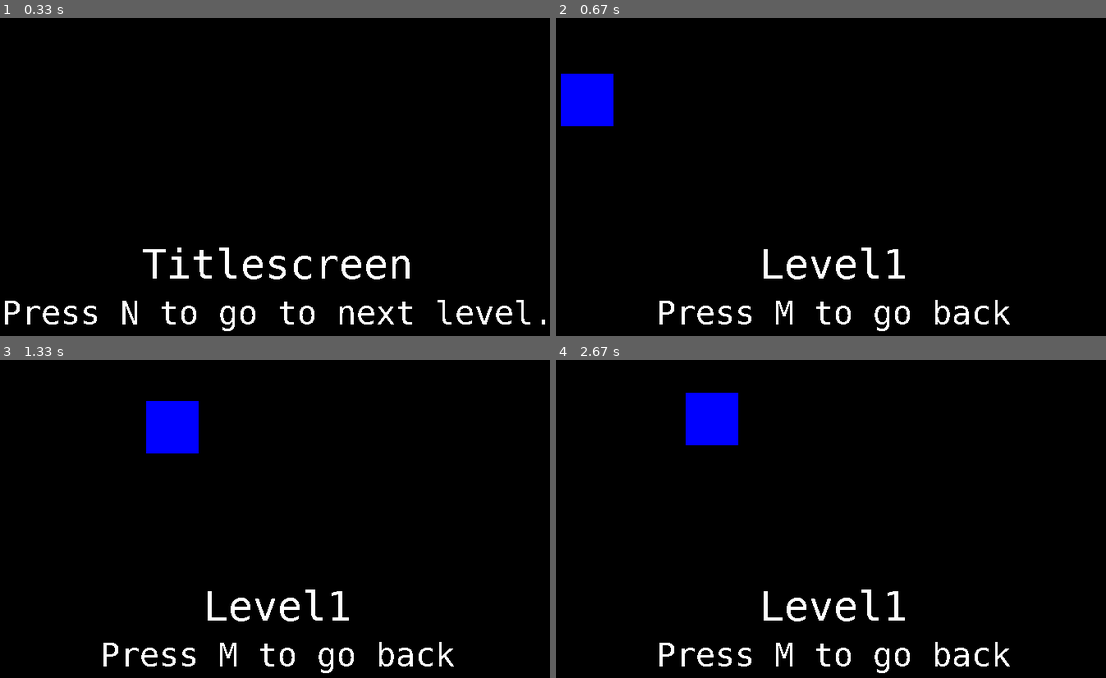
Above: before the commit, frames 1-4 (two rows, left to right).
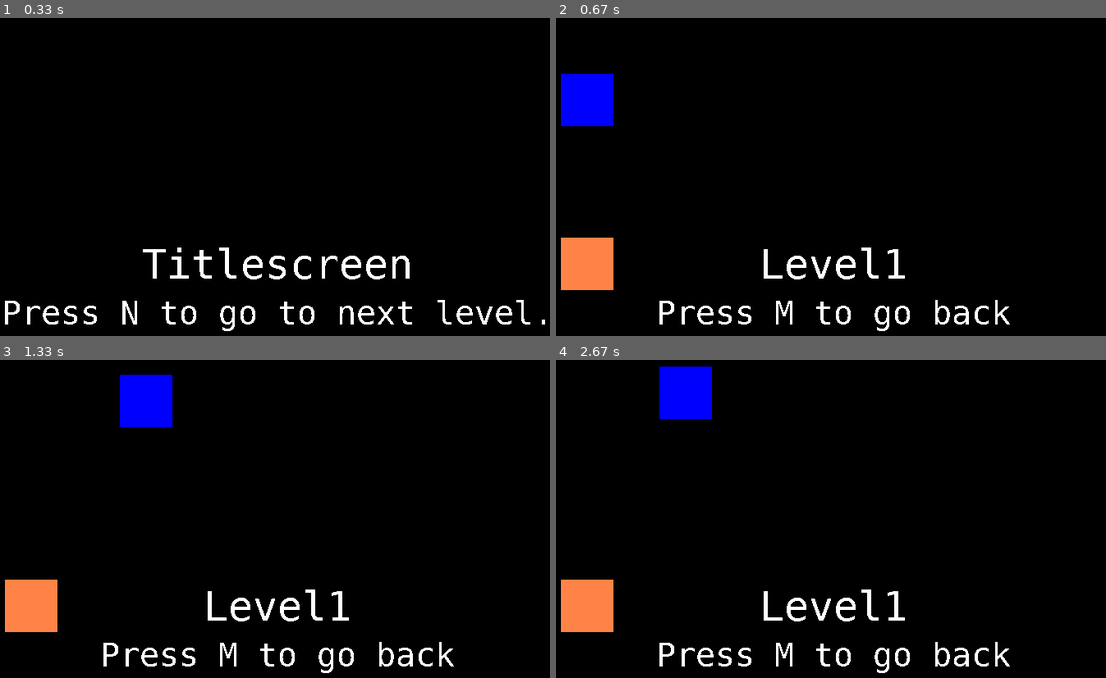
Above: after the commit, the same moments.

Repository: JushBJJ/Pygame-Examples
Game: pygame game, started from 8_Directional/CollectCoins/main.py
The game is run twice, just before and just after one commit, with the same random seed, the same clock (stepped at 60 frames per second) and the same inputs.
Inputs:
- Up to frame 1 (0.33 s): no input
- Up to frame 2 (0.67 s): tap N at 0.33 s
- Up to frame 3 (1.33 s): hold D 0.67-1.13 s; hold W from 1.17 s (still down)
- Up to frame 4 (2.67 s): release W at 1.47 s; hold D 1.5-1.97 s; hold A 2-2.53 s; hold S from 2.57 s (still down)

Frame 1 is identical in both runs. In frame 2, 1.6% of the frame differs, in the area x 0-11%, y 69-86%; in frame 3, 3.9%, in the area x 0-37%, y 4-86%; in frame 4, 3.9%.

Commit message:
Added collision and create, delete instances functions

Diff:
--- /dev/null
+++ b/8_Directional/CollectCoins/block.py
@@ -0,0 +1,23 @@
+"""Rectangle."""
+
+import pygame
+from rectangle import Rectangle
+
+
+class Block(pygame.sprite.Sprite, Rectangle):
+    """Block."""
+
+    def __init__(self, name, pos, width, height, color):
+        """
+        Initialize Block.
+
+        Args:
+            pos (tuple): Position of the block.
+            width ([type]): Width of the block.
+            height ([type]): Height of the block.
+            color ([type]): Color of the block.
+        """
+        pygame.sprite.Sprite.__init__(self)
+        Rectangle.__init__(self, name,  pos, width, height, color)
+
+        self.solid = True
--- a/8_Directional/CollectCoins/level1.py
+++ b/8_Directional/CollectCoins/level1.py
@@ -1,6 +1,7 @@
 """Level1."""
 import pygame
 from player import Player
+from block import Block
 from room import Room
 
 
@@ -34,6 +35,7 @@
 
         # Instances
         self.createInstance(Player("Player", (100, 100), 64, 64, (0, 0, 255)))
+        self.createInstance(Block("Block", (100, 300), 64, 64, (255, 130, 70)))
 
     def go_to_level(self):
         """Go to the next level."""
--- a/8_Directional/CollectCoins/main.py
+++ b/8_Directional/CollectCoins/main.py
@@ -12,11 +12,9 @@
 clock = pygame.time.Clock()
 game = Game()
 
-# Titlescreen
-room = game.add_room(Titlescreen(game))
-
-# Level 1
-room = game.add_room(Level1(game))
+# Rooms
+game.add_room(Titlescreen(game))
+game.add_room(Level1(game))
 
 # Game
 game.switch_room("Titlescreen")
--- a/8_Directional/CollectCoins/player.py
+++ b/8_Directional/CollectCoins/player.py
@@ -7,22 +7,53 @@
     """Player."""
 
     def __init__(self, name, pos, width, height, color):
-        """Init Player."""
+        """
+        Initialize Player.
+
+        Args:
+            pos (tuple): Position of the Player.
+            width ([type]): Width of the Player.
+            height ([type]): Height of the Player.
+            color ([type]): Color of the Player.
+        """
         pygame.sprite.Sprite.__init__(self)
         Rectangle.__init__(self, name, pos, width, height, color)
 
         self.speed = 5
         self.direction = "right"
 
+        # * Will be automatically set at the createInstance() function.
+        self.instanceGroup = None
+
         self.controls = {
             "movement": {
                 str(pygame.K_w): (0, -self.speed, "up"),
                 str(pygame.K_a): (-self.speed, 0, "left"),
                 str(pygame.K_s): (0, self.speed, "down"),
-                str(pygame.K_d): (self.speed, 0, "right")
+                str(pygame.K_d): (self.speed, 0, "right"),
+                str(pygame.K_w+pygame.K_a): "upleft",
+                str(pygame.K_w+pygame.K_d): "upright",
+                str(pygame.K_s+pygame.K_a): "downleft",
+                str(pygame.K_s+pygame.K_d): "downright",
             },
             # TODO: Jump function
             "functions": {}
+        }
+
+        self.collisionEvents = {
+            "right": (-self.speed, 0),
+            "left": (self.speed, 0),
+            "up": (0, self.speed),
+            "down": (0, -self.speed),
+
+            # * All speed in this section is multiplied by 0.0707 because
+            # * when it moves diagonally, it moves 1.414 times faster
+            # * Reference: https://digisoln.com/gamemaker/gml/topdownplayer
+
+            "upright": (-self.speed*0.707, self.speed*0.707),
+            "upleft": (self.speed*0.707, self.speed*0.707),
+            "downright": (-self.speed*0.707, -self.speed*0.707),
+            "downleft": (self.speed*0.707, -self.speed*0.707)
         }
 
     def controlsEvent(self):
@@ -34,10 +65,45 @@
             if keys[int(name)]:
                 self.changePos(self.x+value[0], self.y+value[1])
                 self.direction = value[2]
-                break
+
+                # Upright, Upleft, Downright, Downleft
+                for name2, value2 in self.controls["movement"].items():
+                    if keys[int(name2)] and name != name2:
+                        num = str(int(name)+int(name2))
+
+                        # * Fixes crash where A and D or W and S are pressed.
+                        if num not in self.controls["movement"].keys():
+                            continue
+
+                        self.changePos(self.x+value2[0], self.y+value2[1])
+                        self.direction = self.controls["movement"][num]
+                break  # * Used to stop unnecessary speeding.
 
         # TODO: Functions
+
+    def collideEvent(self, touching):
+        """
+        Collision event for the player.
+
+        Args:
+            touching (sprite): Sprite that has been collided with the player.
+        """
+        while self.rect.colliderect(touching.rect):
+            newX = self.x+self.collisionEvents[self.direction][0]
+            newY = self.y+self.collisionEvents[self.direction][1]
+
+            self.changePos(newX, newY)
+
+    def touchEvent(self):
+        """Touch event."""
+        touching = pygame.sprite.spritecollide(self, self.instanceGroup, False)
+
+        for sprite in touching:
+            if hasattr(sprite, "solid"):
+                if getattr(sprite, "solid") == True:
+                    self.collideEvent(sprite)
 
     def update(self):
         """Update."""
         self.controlsEvent()
+        self.touchEvent()
--- a/8_Directional/CollectCoins/rectangle.py
+++ b/8_Directional/CollectCoins/rectangle.py
@@ -39,5 +39,7 @@
             x (int): x of the sprite.
             y (int): y of the sprite.
         """
-        self.rect.x = self.x = x
-        self.rect.y = self.y = y
+        self.x = x
+        self.y = y
+
+        self.rect.center = (x, y)
--- a/8_Directional/CollectCoins/room.py
+++ b/8_Directional/CollectCoins/room.py
@@ -27,6 +27,7 @@
         Args:
             instance (class): Class of the new instance.
         """
+        setattr(instance, 'instanceGroup', self.instances)
         self.instances.add(instance)
 
     def removeInstance(self, instance):
